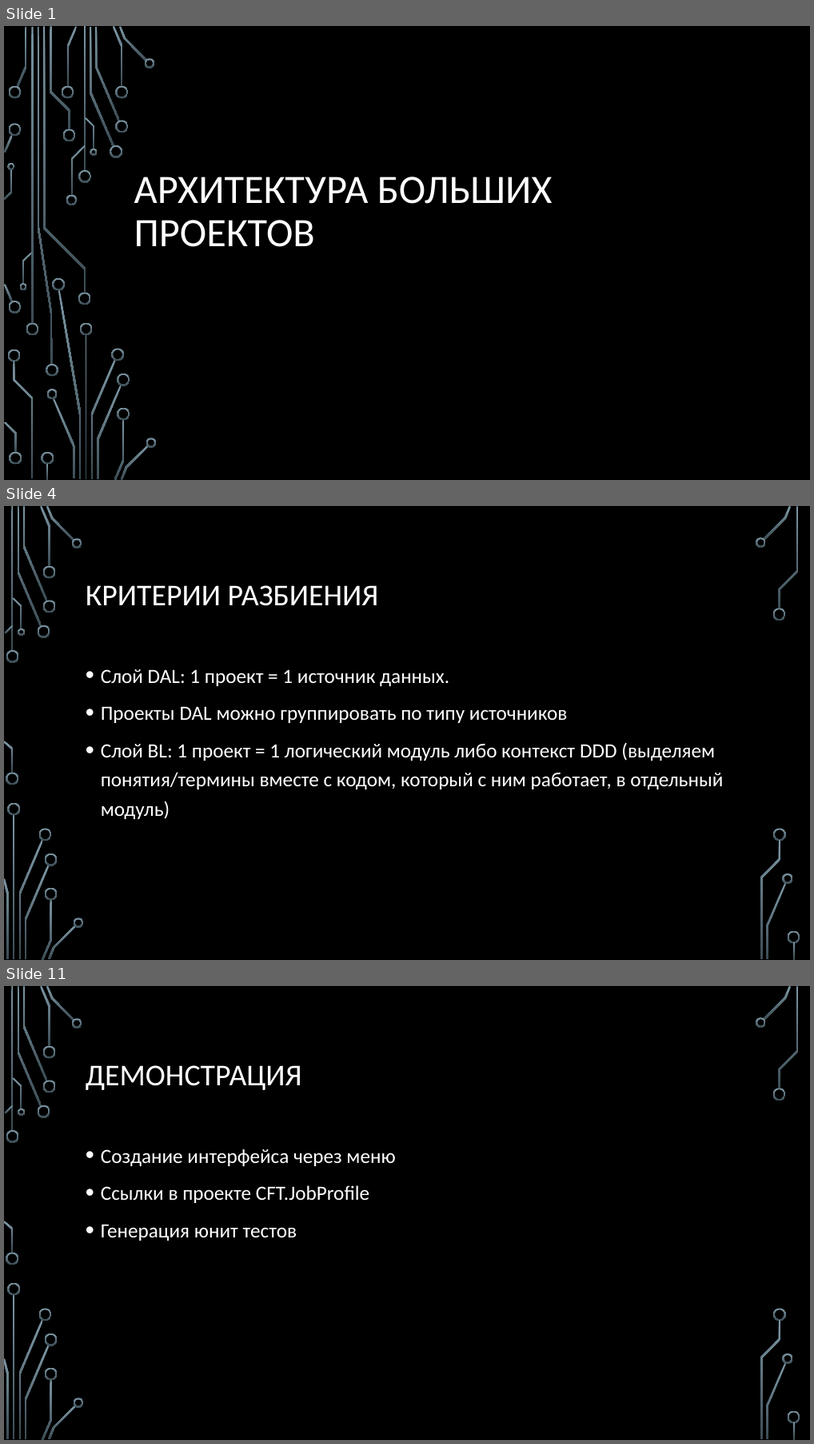
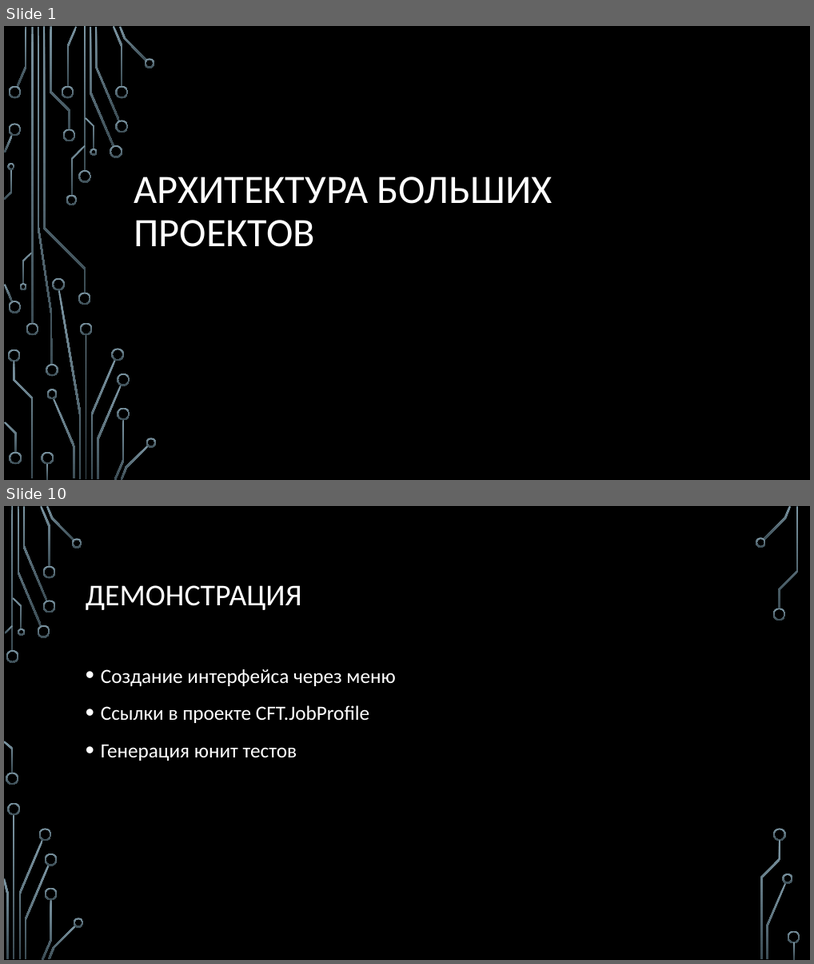
Before and after one commit to sergeyryskulov/Presentations, a slide deck: 8. Гексагональная архитектура/Архитектура больших проектов.pptx. Shown one above the other, each under a label of ours: slides 1, 4 and 11 before the commit, slides 1 and 10 after it; the slides between them are not shown. The pictures are 814x1444 and 814x964 pixels, drawn with LibreOffice and Linux fonts; fonts in the diff are those of the drawing; background and template pictures are left out. Boxes give left, top, right and bottom in pixels: in the first picture for what was removed or moved away, otherwise in the second. Text is boxed around its words. In the diff, an @@ line names an element or a change of style, - is before the commit and + after.

```diff
--- a/8. Гексагональная архитектура/Архитектура больших проектов.pptx
+++ b/8. Гексагональная архитектура/Архитектура больших проектов.pptx
@@ slide 4 removed at <box>4,506,810,960</box>, background picture (left out); not listed: 36 template elements that a slide beside it also shows @@
@@ title removed at <box>86,585,379,606</box> @@
-КРИТЕРИИ РАЗБИЕНИЯ
@@ text removed at <box>101,669,723,819</box> @@
-• Слой DAL: 1 проект = 1 источник данных.
-• Проекты DAL можно группировать по типу источников
-• Слой BL: 1 проект = 1 логический модуль либо контекст DDD (выделяем понятия/термины вместе с кодом, который с ним работает, в отдельный модуль)
@@ what was slide 11 is now slide 10 @@
```
Also in this commit, not shown: 11 slides changed, 3 slides added, 1 other slide removed, 1 other file.
